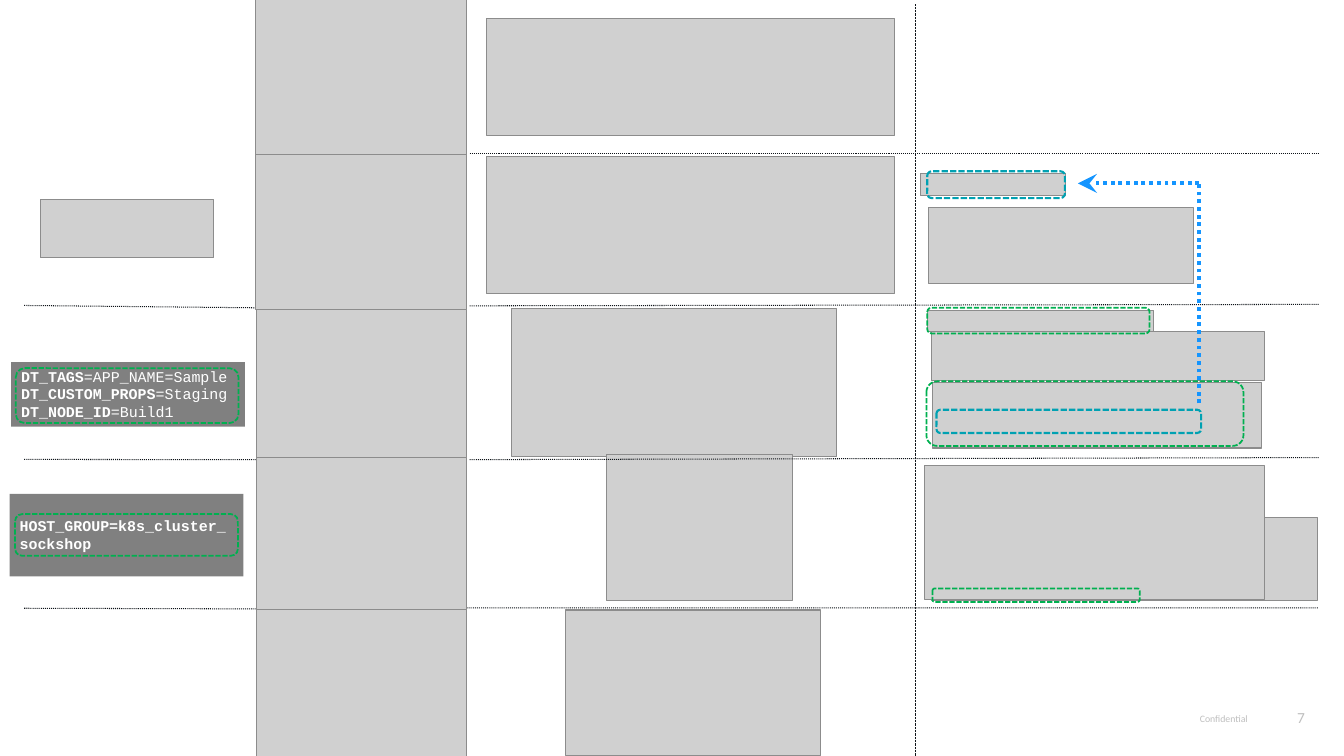
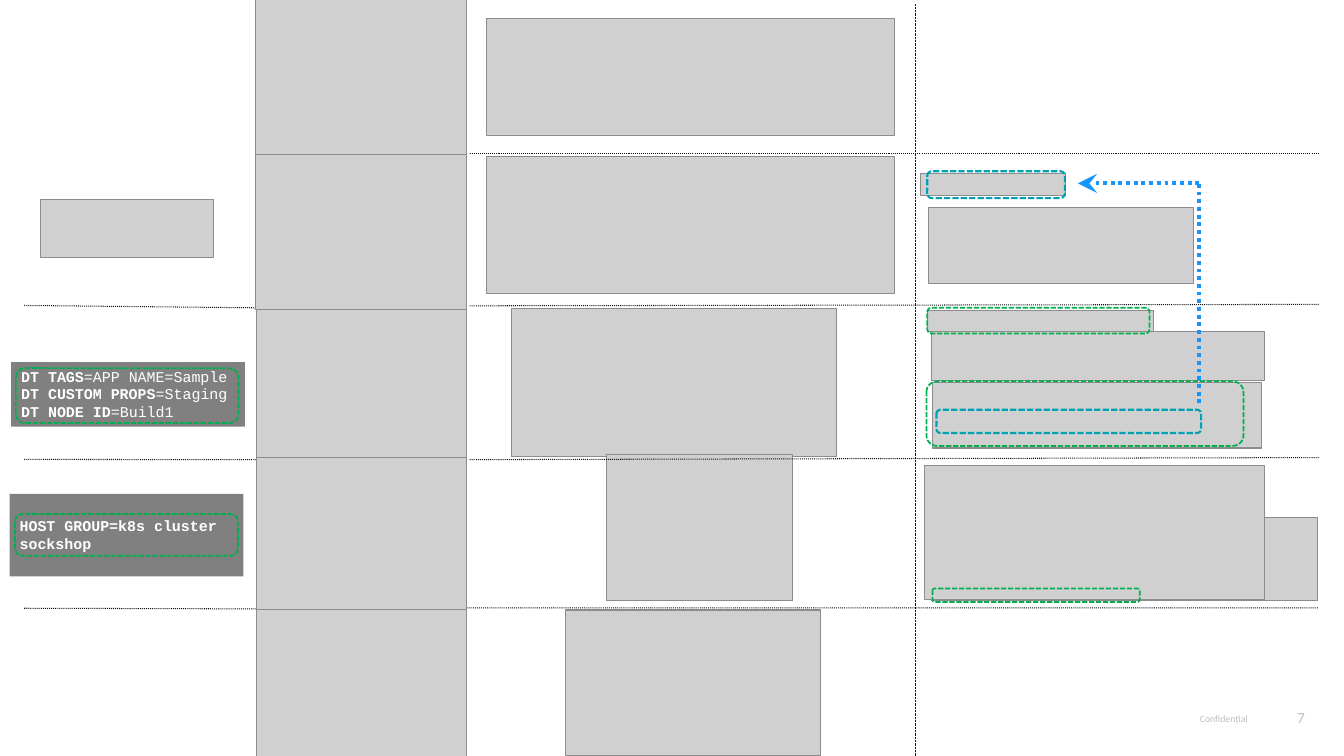
Before and after one commit to thiagobien/ACL, a slide deck: slide 7 of workshop/08_Unbreakable_Delivery_Pipeline/ACMWorkshop_Unbreakable_Delivery_Pipeline.pptx. Drawn at 1344x756 pixels with LibreOffice and Linux fonts; fonts in the diff are those of the drawing; grey boxes stand for pictures. Boxes give left, top, right and bottom in pixels: in the first picture for what was removed or moved away, otherwise in the second. Text is boxed around its words. In the diff, an @@ line names an element or a change of style, - is before the commit and + after.

```diff
--- a/workshop/08_Unbreakable_Delivery_Pipeline/ACMWorkshop_Unbreakable_Delivery_Pipeline.pptx
+++ b/workshop/08_Unbreakable_Delivery_Pipeline/ACMWorkshop_Unbreakable_Delivery_Pipeline.pptx
@@ text in rectangle at <box>21,371,228,422</box>: text changed; bold off @@
-DT_TAGS=APP_NAME=Sample
-DT_CUSTOM_PROPS=Staging
-DT_NODE_ID=Build1
+DT TAGS=APP NAME=Sample
+DT CUSTOM PROPS=Staging
+DT NODE ID=Build1
@@ text in rectangle at <box>20,520,217,552</box>: text changed @@
-HOST_GROUP=k8s_cluster_sockshop
+HOST GROUP=k8s cluster sockshop
```
Also in this commit, not shown: 6 other slides changed, 2 other files.
